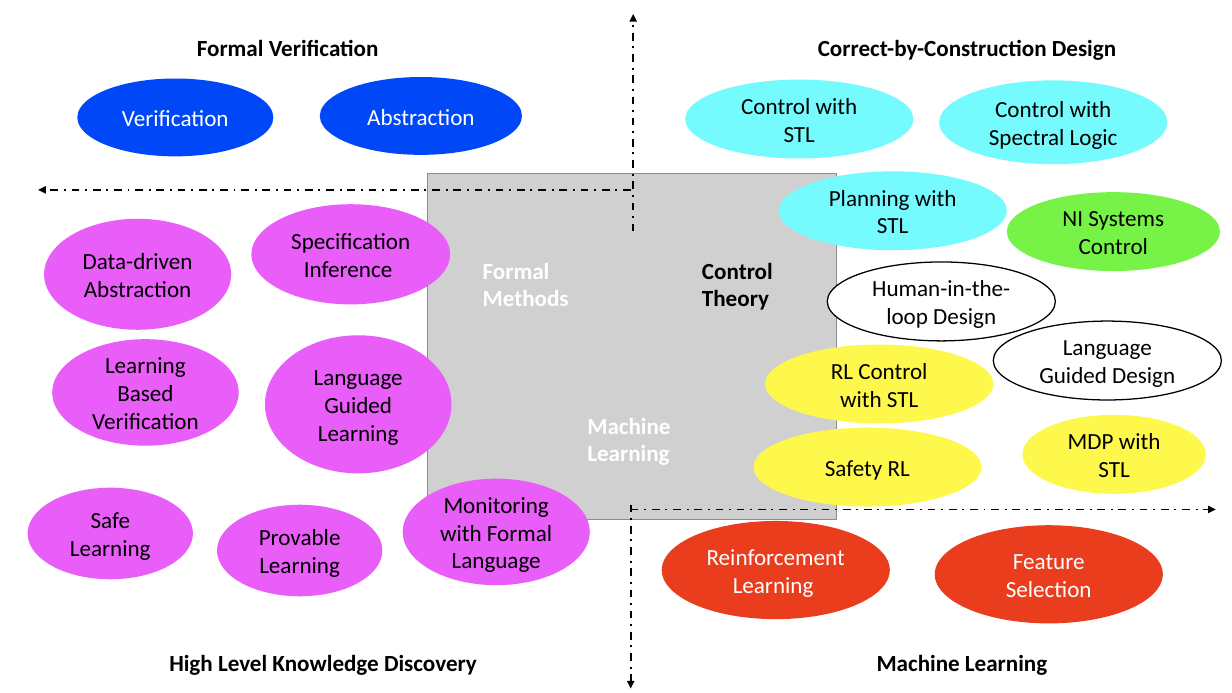
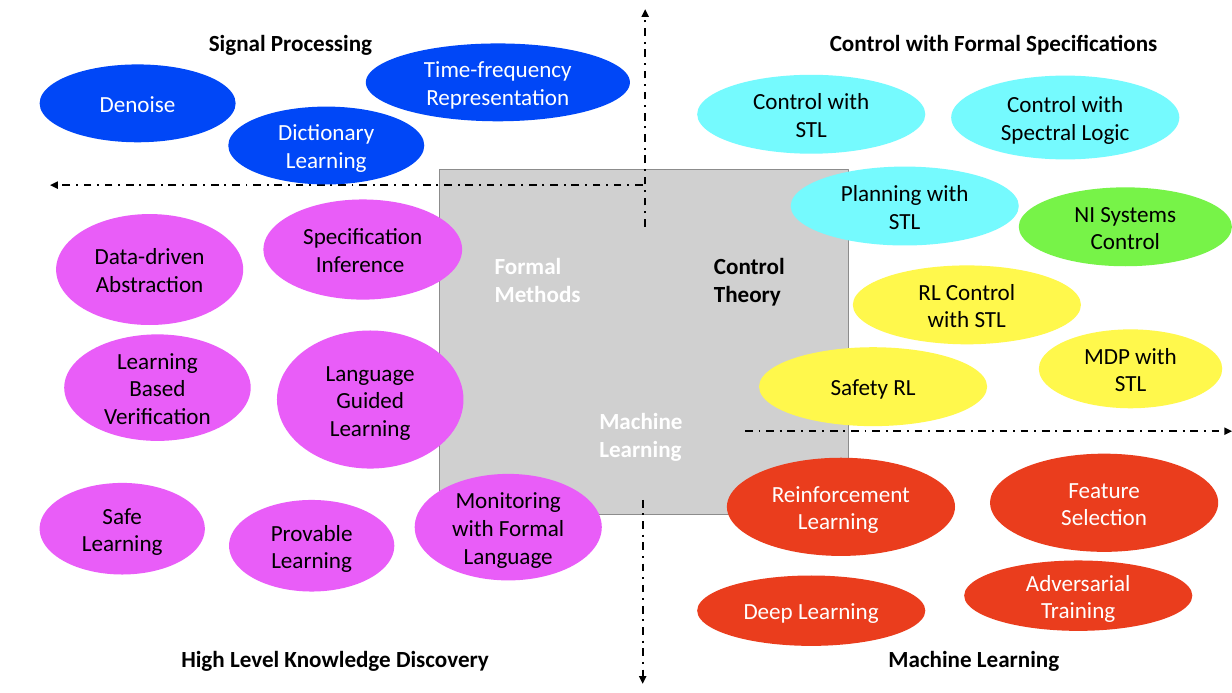
Before and after one commit to Dr-gangchen/dr-gangchen.github.io, a slide deck: slide 1 of project/PIC.pptx. Drawn at 1232x693 pixels with LibreOffice and Linux fonts; fonts in the diff are those of the drawing; grey boxes stand for pictures. Boxes give left, top, right and bottom in pixels: in the first picture for what was removed or moved away, otherwise in the second. Text is boxed around its words. In the diff, an @@ line names an element or a change of style, - is before the commit and + after.

```diff
--- a/project/PIC.pptx
+++ b/project/PIC.pptx
@@ 11 ellipses, 5 texts, 3 arrows, 1 picture: place and size @@
-11 ellipses, 5 texts, 3 arrows, 1 picture at [28,14,1221,689]
+11 ellipses, 5 texts, 3 arrows, 1 picture at [40,9,1232,684]
@@ text at [209,34,372,55]: text changed @@
-Formal Verification
+Signal Processing
@@ ellipse "Time-frequency Representation": place and size @@
-ellipse "Time-frequency Representation" at [320,77,522,154]
+ellipse "Time-frequency Representation" at [366,43,630,121]
@@ text at [830,34,1157,55]: text changed @@
-Correct-by-Construction Design
+Control with Formal Specifications
@@ ellipse "Denoise": place and size @@
-ellipse "Denoise" at [78,79,274,156]
+ellipse "Denoise" at [40,65,236,142]
@@ text in ellipse at [424,61,572,109]: text changed @@
-Abstraction
+Time-frequency Representation
@@ text in ellipse at [100,96,176,112]: text changed @@
-Verification
+Denoise
@@ ellipse added at [228,106,424,184], fill #0047F7, 18 pt, text #FFFFFF @@
+Dictionary Learning
@@ ellipse removed at [827,262,1055,341] @@
-Human-in-the-loop Design
@@ ellipse "RL Control with STL": place and size @@
-ellipse "RL Control with STL" at [765,345,994,423]
+ellipse "RL Control with STL" at [853,265,1081,344]
@@ ellipse removed at [994,321,1222,399] @@
-Language Guided Design
@@ ellipse "MDP with STL": place and size @@
-ellipse "MDP with STL" at [1023,415,1206,494]
+ellipse "MDP with STL" at [1039,329,1222,408]
@@ ellipse "Safety RL": place and size @@
-ellipse "Safety RL" at [753,428,982,506]
+ellipse "Safety RL" at [759,348,987,426]
@@ arrow moved from (631, 509) - (1216, 509) to (745, 432) - (1232, 432) @@
@@ ellipse "Reinforcement Learning": place and size @@
-ellipse "Reinforcement Learning" at [662,521,890,619]
+ellipse "Reinforcement Learning" at [727,457,956,555]
@@ ellipse "Feature Selection": place and size @@
-ellipse "Feature Selection" at [935,525,1164,623]
+ellipse "Feature Selection" at [991,454,1219,552]
@@ ellipse added at [964,561,1192,631], fill #EA3D1D, 18 pt, text #FFFFFF @@
+Adversarial Training
@@ ellipse added at [698,576,926,646], fill #EA3D1D, 18 pt, text #FFFFFF @@
+Deep Learning
```
